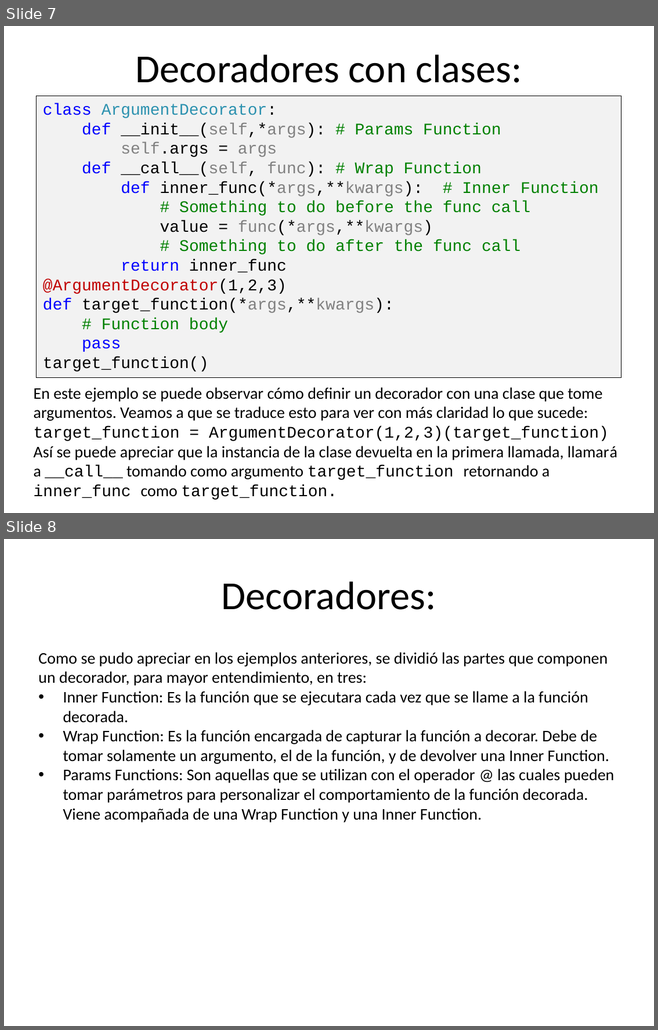
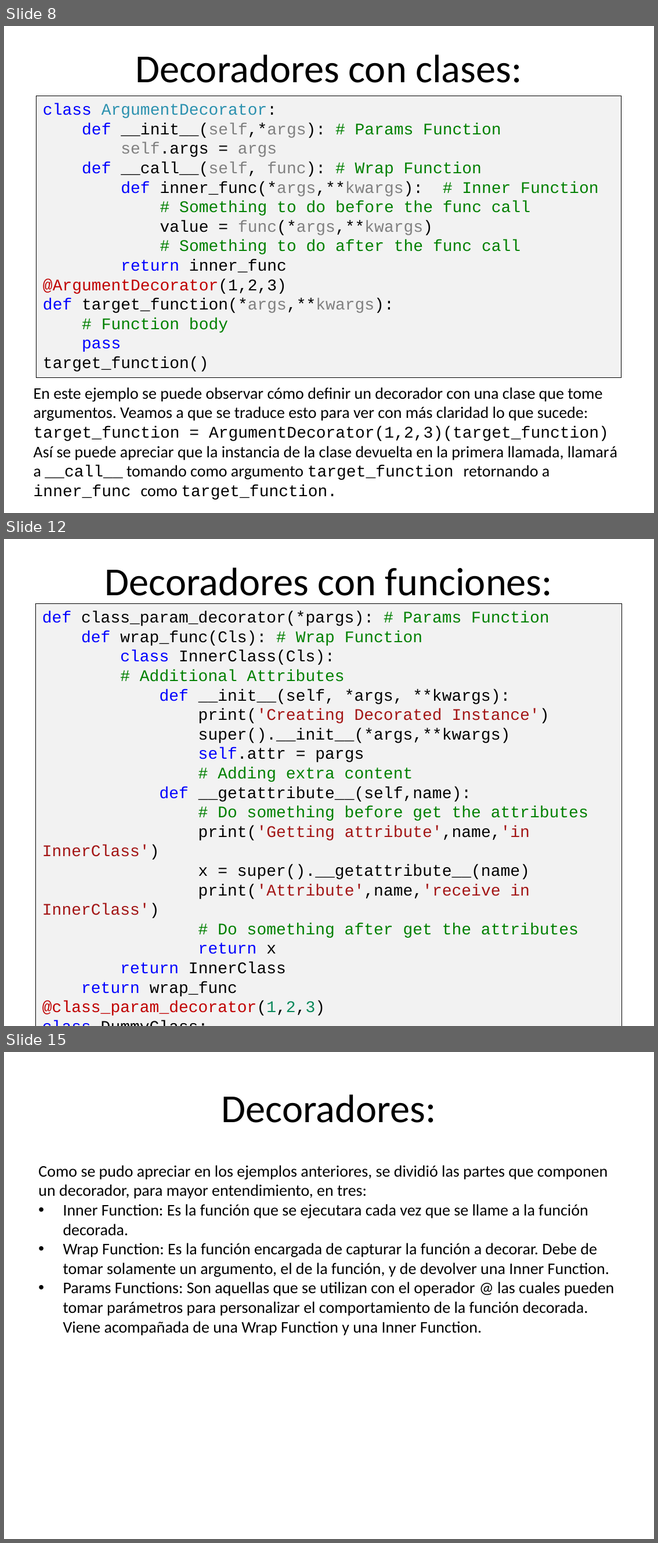
Before and after one commit to luisoibarra/seminario14_lp, a slide deck: Seminario 14 Python I.pptx. Shown one above the other, each under a label of ours: slides 7 and 8 before the commit, slides 8, 12 and 15 after it; the slides between them are not shown. The pictures are 658x1030 and 658x1543 pixels, drawn with LibreOffice and Linux fonts; fonts in the diff are those of the drawing. Boxes give left, top, right and bottom in pixels: in the first picture for what was removed or moved away, otherwise in the second. Text is boxed around its words. In the diff, an @@ line names an element or a change of style, - is before the commit and + after.

Commit message:
Annadido function annotations, decoradores de clases

```diff
--- a/Seminario 14 Python I.pptx
+++ b/Seminario 14 Python I.pptx
@@ slide 12 added at (x1=4, y1=539, x2=654, y2=1026), background #FFFFFF @@
@@ text added at (x1=105, y1=567, x2=552, y2=604), 44 pt, text #000000 @@
+Decoradores con funciones:
@@ rectangle added at (x1=36, y1=603, x2=622, y2=1026), fill #F2F2F2, outline #000000 0.75 pt, 18 pt, text #000000 @@
+def class_param_decorator(*pargs): # Params Function
+def wrap_func(Cls): # Wrap Function
+class InnerClass(Cls):
+# Additional Attributes
+def __init__(self, *args, **kwargs):
+print('Creating Decorated Instance')
+super().__init__(*args,**kwargs)
+self.attr = pargs
+# Adding extra content
+def __getattribute__(self,name):
+# Do something before get the attributes
+print('Getting attribute',name,'in InnerClass')
+x = super().__getattribute__(name)
+print('Attribute',name,'receive in InnerClass')
+# Do something after get the attributes
+return x
+return InnerClass
+return wrap_func
+@class_param_decorator(1,2,3)
+class DummyClass: …
+a = DummyClass()
+a.test()
@@ what was slide 7 is now slide 8 @@
@@ what was slide 8 is now slide 15 @@
```
Also in this commit, not shown: 6 other slides added, 1 other file.
